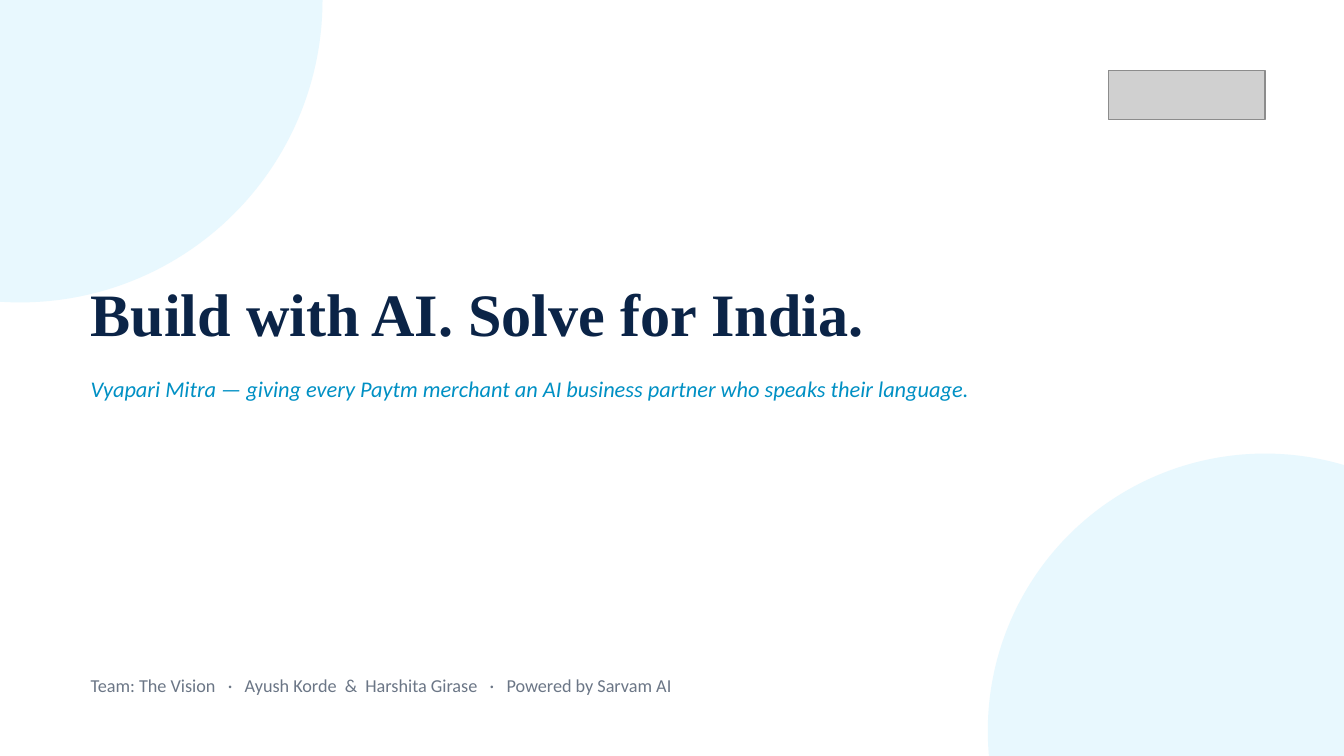
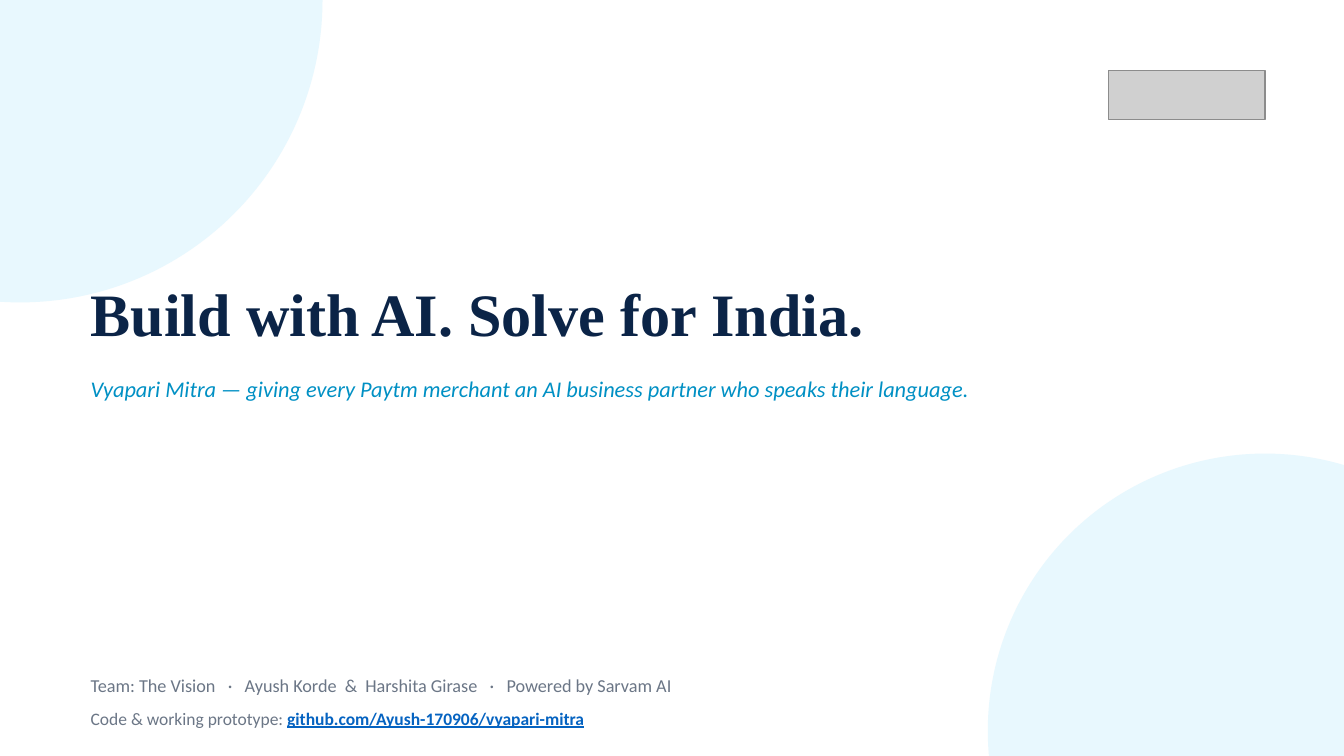
Before and after one commit to Ayush-170906/vyapari-mitra, a slide deck: slide 12 of pitch/vyapari-mitra-deck.pptx. Drawn at 1344x756 pixels with LibreOffice and Linux fonts; fonts in the diff are those of the drawing; grey boxes stand for pictures. Boxes give left, top, right and bottom in pixels: in the first picture for what was removed or moved away, otherwise in the second. Text is boxed around its words. In the diff, an @@ line names an element or a change of style, - is before the commit and + after.

```diff
--- a/pitch/vyapari-mitra-deck.pptx
+++ b/pitch/vyapari-mitra-deck.pptx
@@ text added at bbox=[91, 712, 584, 728], 12.5 pt, text #0563C1, bold, underline @@
+Code & working prototype: github.com/Ayush-170906/vyapari-mitra
```
Also in this commit, not shown: 1 other slide changed, 4 other files.
